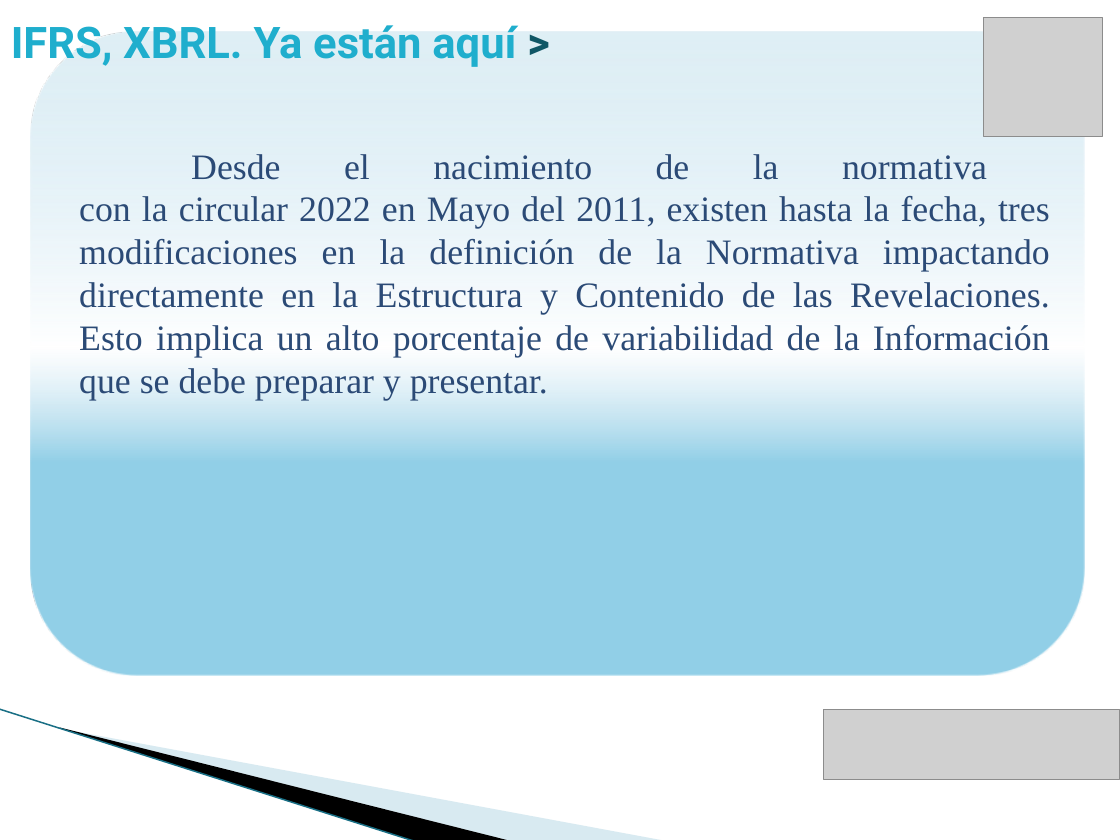
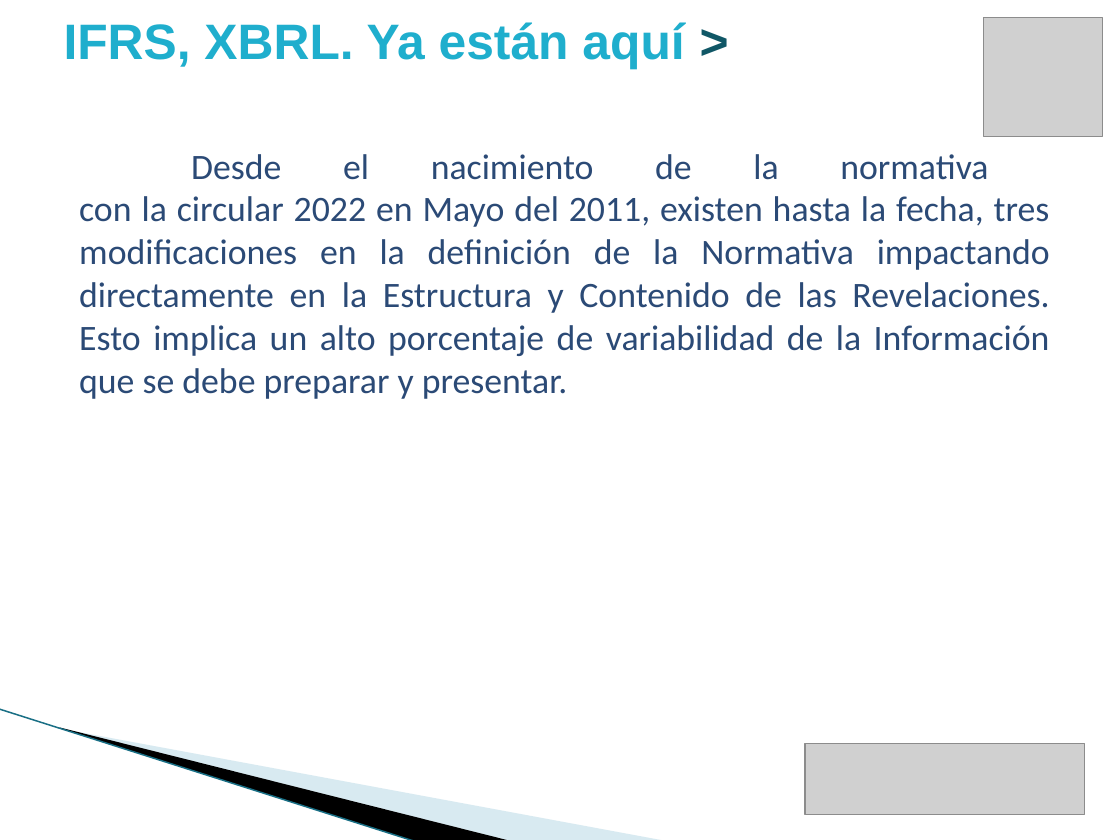
Before and after one commit to vicky1404/rev-ii, a slide deck: slide 7 of docs/comercial/brochure_2.pptx. Drawn at 1120x840 pixels with LibreOffice and Linux fonts; fonts in the diff are those of the drawing; grey boxes stand for pictures; background and template pictures are left out. Boxes give left, top, right and bottom in pixels: in the first picture for what was removed or moved away, otherwise in the second. Text is boxed around its words. In the diff, an @@ line names an element or a change of style, - is before the commit and + after.

```diff
--- a/docs/comercial/brochure_2.pptx
+++ b/docs/comercial/brochure_2.pptx
@@ text "IFRS, XBRL. Ya están aquí ...": place and size @@
-text "IFRS, XBRL. Ya están aquí ..." at [11,25,516,67]
+text "IFRS, XBRL. Ya están aquí ..." at [64,22,684,70]
@@ text "IFRS, XBRL. Ya están aquí ..." at [64,22,684,70]: size 28 to 32 pt, font Roboto to Arial @@
@@ rounded rectangle removed at [31,32,1085,676] @@
@@ text "Desde el nacimiento de la ..." at [79,154,1050,399]: font Times New Roman to Calibri @@
@@ picture removed at [823,709,1120,780] @@
@@ picture added at [805,744,1085,814] @@
```
Also in this commit, not shown: 23 other slides changed, 1 slide added.
